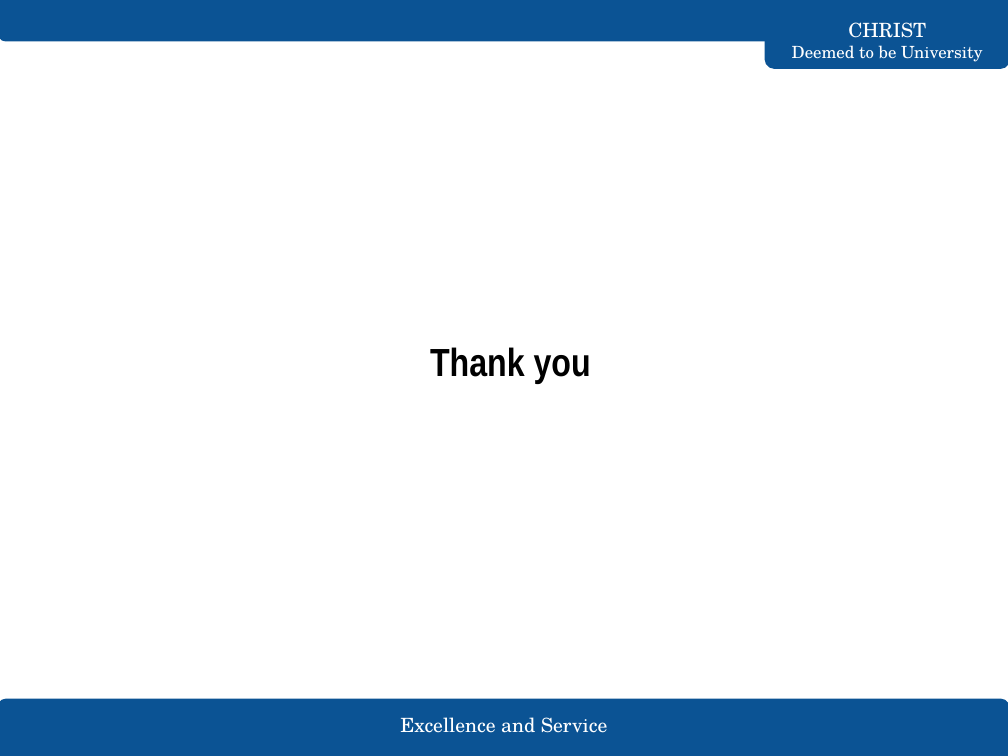
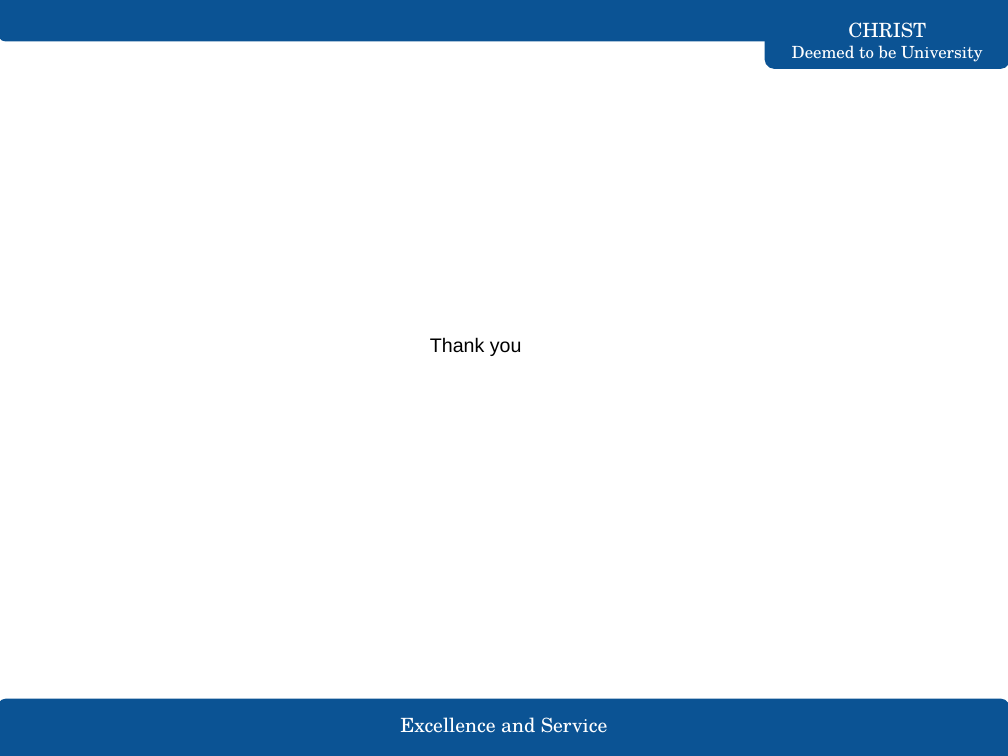
Before and after one commit to thedanielraj/Student-ERP, a slide deck: slide 19 of docs/ERP_Internship_Presentation.pptx (slide 16 before the commit). Drawn at 1008x756 pixels with LibreOffice and Linux fonts; fonts in the diff are those of the drawing. Boxes give left, top, right and bottom in pixels: in the first picture for what was removed or moved away, otherwise in the second. Text is boxed around its words. In the diff, an @@ line names an element or a change of style, - is before the commit and + after.

```diff
--- a/docs/ERP_Internship_Presentation.pptx
+++ b/docs/ERP_Internship_Presentation.pptx
@@ text "Thank you" at [430, 337, 522, 356]: size 28 to 14 pt, font Arial Narrow to Arial, bold off @@
```
Also in this commit, not shown: 3 slides added.
